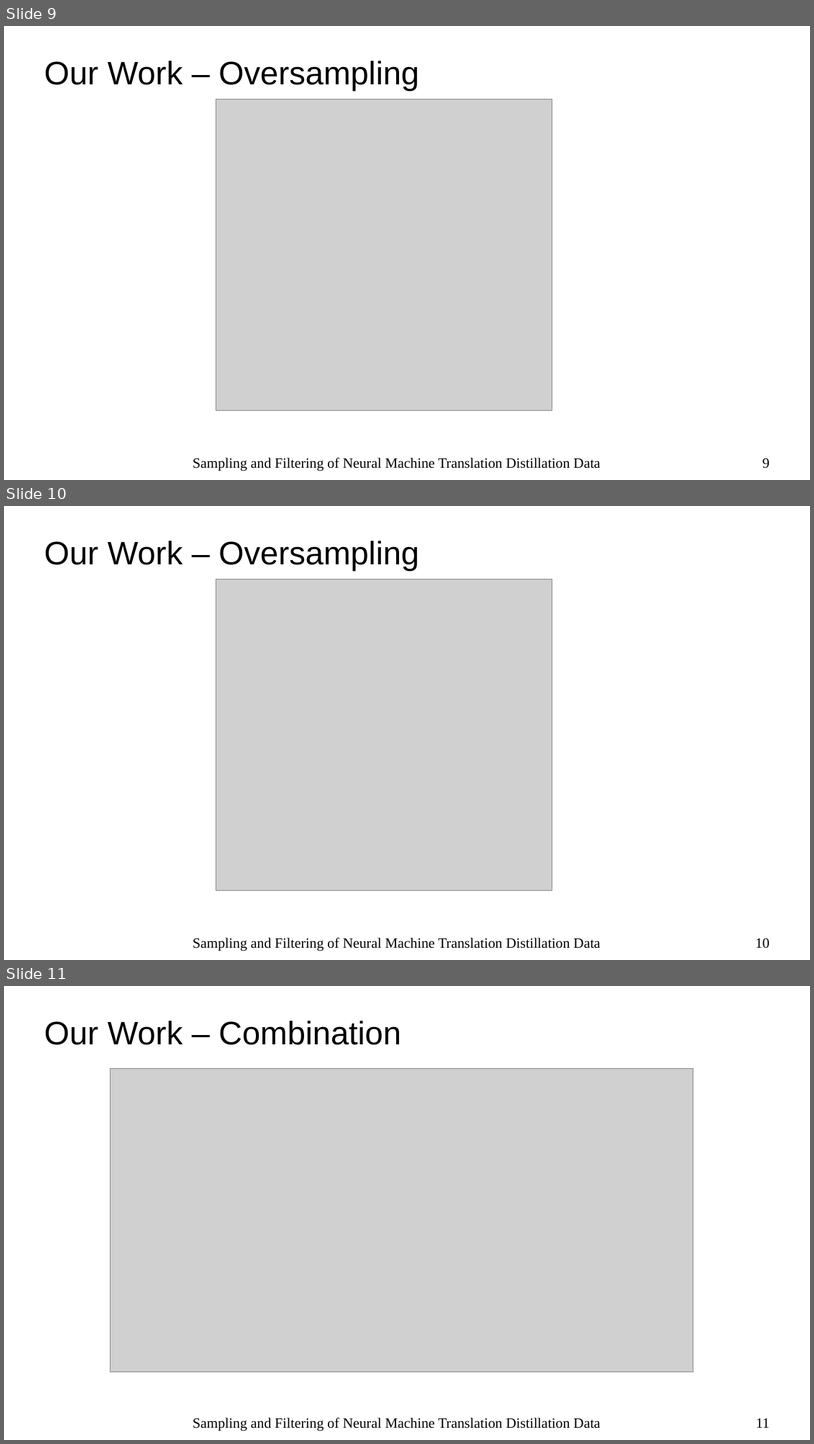
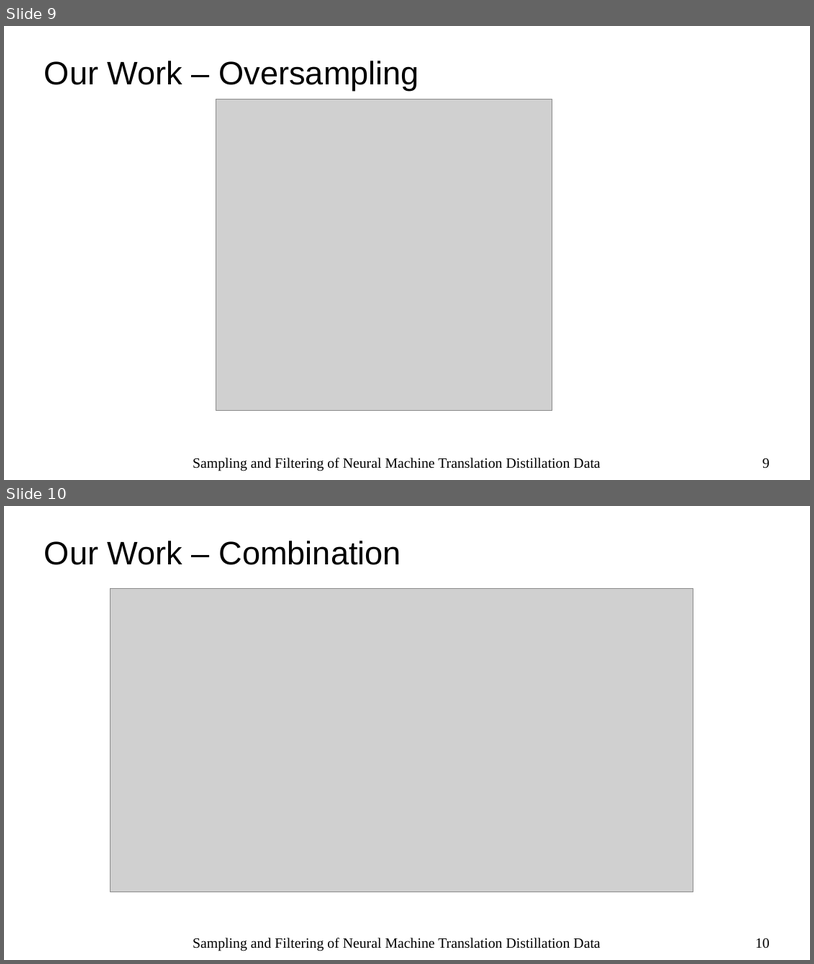
Before and after one commit to zouharvi/reference-mt-distill, a slide deck: meta/midproject_presentation.odp. Shown one above the other, each under a label of ours: slides 9, 10 and 11 before the commit, slides 9 and 10 after it. The pictures are 814x1444 and 814x964 pixels, drawn with LibreOffice and Linux fonts; fonts in the diff are those of the drawing; grey boxes stand for pictures. Boxes give left, top, right and bottom in pixels: in the first picture for what was removed or moved away, otherwise in the second. Text is boxed around its words. In the diff, an @@ line names an element or a change of style, - is before the commit and + after.

Commit message:
presentation typo

```diff
--- a/meta/midproject_presentation.odp
+++ b/meta/midproject_presentation.odp
@@ slide 10 removed at [4, 506, 810, 960], background #FFFFFF @@
@@ title removed at [44, 541, 419, 571] @@
-Our Work – Oversampling
@@ picture removed at [216, 579, 553, 890] @@
@@ text removed at [193, 937, 600, 951] @@
-Sampling and Filtering of Neural Machine Translation Distillation Data
@@ page number removed at [756, 938, 770, 948] @@
-10
@@ what was slide 11 is now slide 10 @@
@@ page number at [756, 938, 770, 948]: text changed @@
-11
+10
```
Also in this commit, not shown: 1 other file.
